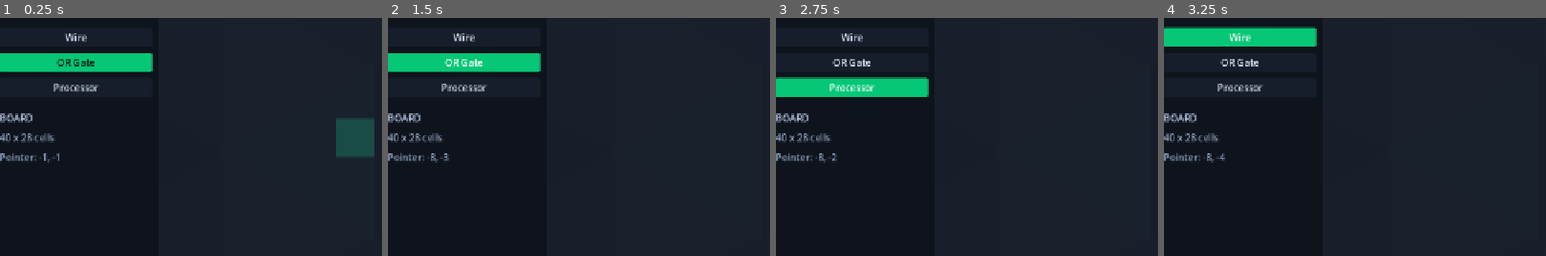
Above: before the commit, frames 1-4 (left to right).
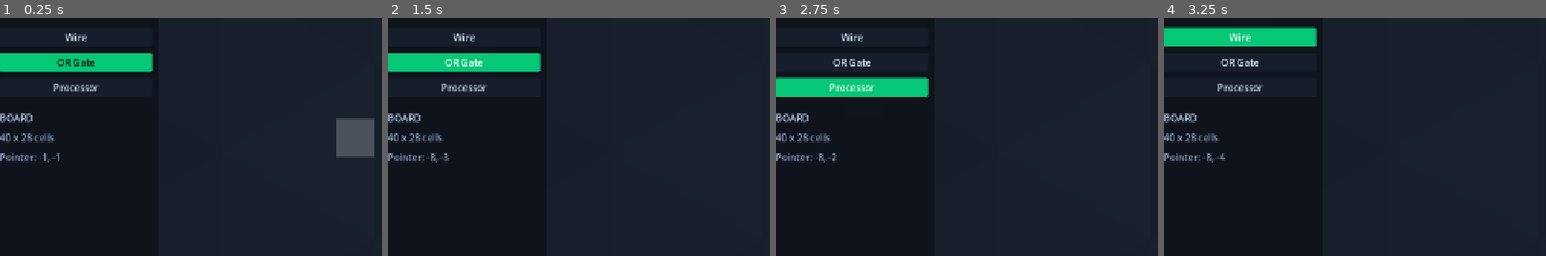
Above: after the commit, the same moments.

Repository: Erlkonigal/OpenCircuitBoard
Game: Godot game, scene res://main.tscn
Same seed, same stepped clock (60 frames per second), same inputs: the game is played once before the commit and once after it.
Inputs:
- Up to frame 1 (0.25 s): no input
- Up to frame 2 (1.5 s): click "Wire" at 0.5 s; click "OR Gate" at 1.25 s
- Up to frame 3 (2.75 s): click "Processor" at 2 s
- Up to frame 4 (3.25 s): click "Wire" at 2.75 s
The pictures show only the part of the screen within x 1-51%, y 21-71%; the shares and areas given below are measured in that part.

The runs differ from the first frame. In frame 1, 1.7% of the frame differs, in the area x 88-98%, y 42-59%; in frame 2, less than 0.1%; in frame 3, less than 0.1%; in frame 4, less than 0.1%.

Commit message:
Refine canvas boundary styling Add a patterned viewport backdrop, soften the board edge, and make placement hover white.

Diff:
--- a/main.tscn
+++ b/main.tscn
@@ -1,10 +1,11 @@
-[gd_scene load_steps=12 format=3]
+[gd_scene load_steps=13 format=3]
 
 [ext_resource type="Script" path="res://scripts/editorUi.gd" id="1_editorUi"]
 [ext_resource type="Script" path="res://scripts/boardCamera.gd" id="2_boardCamera"]
 [ext_resource type="Script" path="res://scripts/circuitBoard.gd" id="3_circuitBoard"]
 [ext_resource type="PackedScene" path="res://scenes/circuitTile.tscn" id="4_circuitTile"]
 [ext_resource type="Shader" path="res://shaders/boardPattern.gdshader" id="5_boardPattern"]
+[ext_resource type="Shader" path="res://shaders/canvasBackdrop.gdshader" id="6_canvasBackdrop"]
 
 [sub_resource type="ShaderMaterial" id="ShaderMaterial_boardPattern"]
 shader = ExtResource("5_boardPattern")
@@ -17,6 +18,16 @@
 shader_parameter/shade5 = 0.97
 shader_parameter/patternSize = 1024.0
 shader_parameter/boardSize = Vector2(2560, 1792)
+shader_parameter/edgeColor = Color(0.17, 0.23, 0.22, 1)
+shader_parameter/edgeWidth = 48.0
+shader_parameter/edgeFade = 12.0
+
+[sub_resource type="ShaderMaterial" id="ShaderMaterial_canvasBackdrop"]
+shader = ExtResource("6_canvasBackdrop")
+shader_parameter/baseColor = Color(0.075, 0.086, 0.091, 1)
+shader_parameter/lineColor = Color(0.15, 0.17, 0.16, 0.42)
+shader_parameter/gridSize = 32.0
+shader_parameter/lineWidth = 1.0
 
 [sub_resource type="StyleBoxFlat" id="StyleBox_topBar"]
 bg_color = Color(0.045, 0.06, 0.09, 0.98)
@@ -103,6 +114,19 @@
 size = Vector2i(1280, 800)
 render_target_update_mode = 4
 
+[node name="CanvasBackdrop" type="CanvasLayer" parent="BoardViewport/SubViewport"]
+layer = -1
+
+[node name="Surface" type="ColorRect" parent="BoardViewport/SubViewport/CanvasBackdrop"]
+anchors_preset = 15
+anchor_right = 1.0
+anchor_bottom = 1.0
+grow_horizontal = 2
+grow_vertical = 2
+material = SubResource("ShaderMaterial_canvasBackdrop")
+mouse_filter = 2
+color = Color(1, 1, 1, 1)
+
 [node name="BoardCamera" type="Camera2D" parent="BoardViewport/SubViewport" node_paths=PackedStringArray("board")]
 position = Vector2(0, 0)
 script = ExtResource("2_boardCamera")
@@ -127,7 +151,7 @@
 offset_right = 64.0
 offset_bottom = 64.0
 mouse_filter = 2
-color = Color(0.12, 0.9, 0.62, 0.22)
+color = Color(1, 1, 1, 0.22)
 
 [node name="Interface" type="CanvasLayer" parent="."]
 
--- a/scripts/visualCapture.gd
+++ b/scripts/visualCapture.gd
@@ -9,6 +9,9 @@
 		if argument.begins_with("--captureZoom="):
 			captureZoom = maxf(argument.trim_prefix("--captureZoom=").to_float(), 0.01)
 	return captureZoom
+
+func shouldCaptureSelector() -> bool:
+	return OS.get_cmdline_user_args().has("--captureSelector")
 
 func captureBoard() -> void:
 	var mainScene := load("res://main.tscn") as PackedScene
@@ -33,7 +36,10 @@
 	var rightTile := occupancy[Vector2i(1, 0)] as Node2D
 	var leftTile := occupancy[Vector2i(0, 0)] as Node2D
 	assert(leftTile.z_index > rightTile.z_index)
-	board.get_node("Selector").visible = false
+	var selector := board.get_node("Selector") as ColorRect
+	selector.visible = shouldCaptureSelector()
+	if selector.visible:
+		selector.position = Vector2(8, -8) * float(board.get("cellSize"))
 	camera.zoom = Vector2.ONE * getCaptureZoom()
 	for frame in 5:
 		await process_frame
--- a/shaders/boardPattern.gdshader
+++ b/shaders/boardPattern.gdshader
@@ -9,6 +9,9 @@
 uniform float shade5 : hint_range(0.0, 2.0) = 0.97;
 uniform float patternSize : hint_range(64.0, 4096.0) = 1024.0;
 uniform vec2 boardSize = vec2(2560.0, 1792.0);
+uniform vec4 edgeColor : source_color = vec4(0.17, 0.23, 0.22, 1.0);
+uniform float edgeWidth : hint_range(1.0, 256.0) = 48.0;
+uniform float edgeFade : hint_range(0.1, 128.0) = 12.0;
 
 const float sqrt3 = 1.7320508;
 
@@ -41,5 +44,12 @@
 	else if (sector == 3) brightness = shade3;
 	else if (sector == 4) brightness = shade4;
 	else if (sector == 5) brightness = shade5;
-	COLOR = vec4(applyShade(baseColor.rgb, brightness), baseColor.a);
+	vec2 edgeDistances = min(UV, vec2(1.0) - UV) * boardSize;
+	float edgeDistance = min(edgeDistances.x, edgeDistances.y);
+	float edgeFadeWidth = min(edgeFade, edgeWidth * 0.5);
+	float edgeStrength = 1.0 - smoothstep(edgeFadeWidth, edgeWidth, edgeDistance);
+	float edgeOpacity = smoothstep(0.0, edgeFadeWidth, edgeDistance);
+	vec3 boardColor = applyShade(baseColor.rgb, brightness);
+	boardColor = mix(boardColor, edgeColor.rgb, edgeStrength * edgeColor.a);
+	COLOR = vec4(boardColor, baseColor.a * edgeOpacity);
 }
--- /dev/null
+++ b/shaders/canvasBackdrop.gdshader
@@ -0,0 +1,19 @@
+shader_type canvas_item;
+
+uniform vec4 baseColor : source_color = vec4(0.075, 0.086, 0.091, 1.0);
+uniform vec4 lineColor : source_color = vec4(0.15, 0.17, 0.16, 0.42);
+uniform float gridSize : hint_range(8.0, 256.0) = 32.0;
+uniform float lineWidth : hint_range(0.1, 4.0) = 1.0;
+
+void fragment() {
+	vec2 viewportSize = 1.0 / SCREEN_PIXEL_SIZE;
+	vec2 cell = abs(fract(UV * viewportSize / max(gridSize, 1.0)) - 0.5);
+	float distanceToLine = 0.5 - max(cell.x, cell.y);
+	float antiAlias = max(fwidth(distanceToLine), 0.0001);
+	float gridLine = 1.0 - smoothstep(
+		lineWidth / gridSize - antiAlias,
+		lineWidth / gridSize + antiAlias,
+		distanceToLine
+	);
+	COLOR = vec4(mix(baseColor.rgb, lineColor.rgb, gridLine * lineColor.a), baseColor.a);
+}
